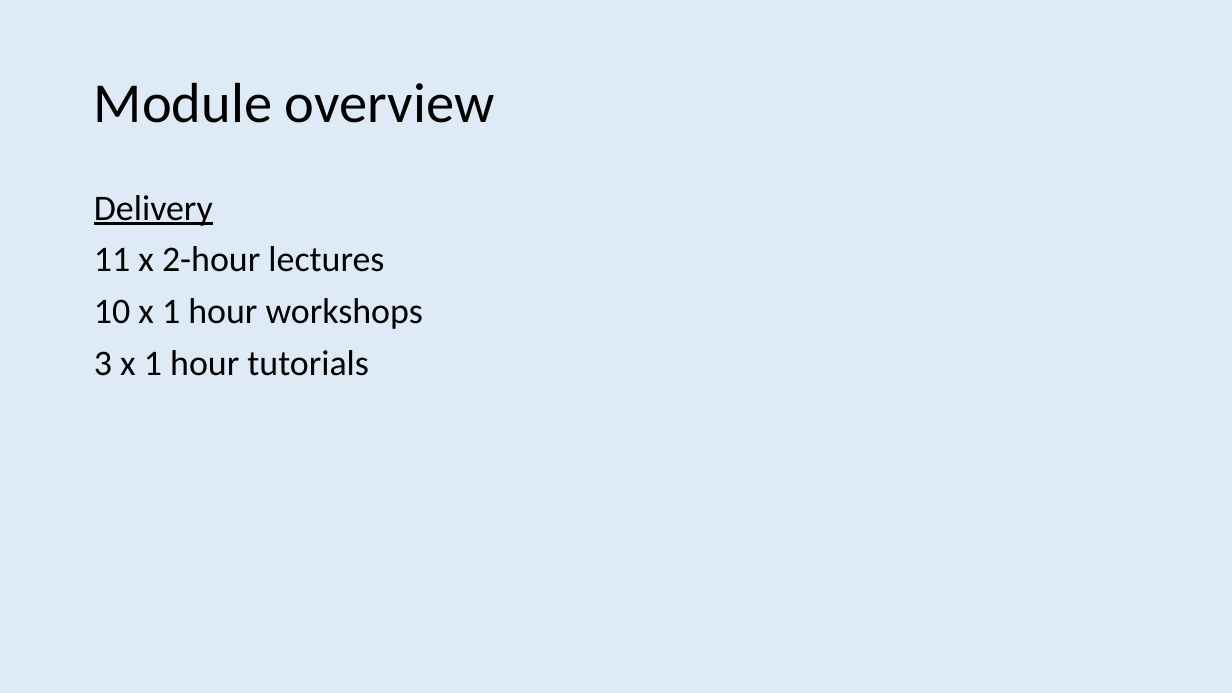
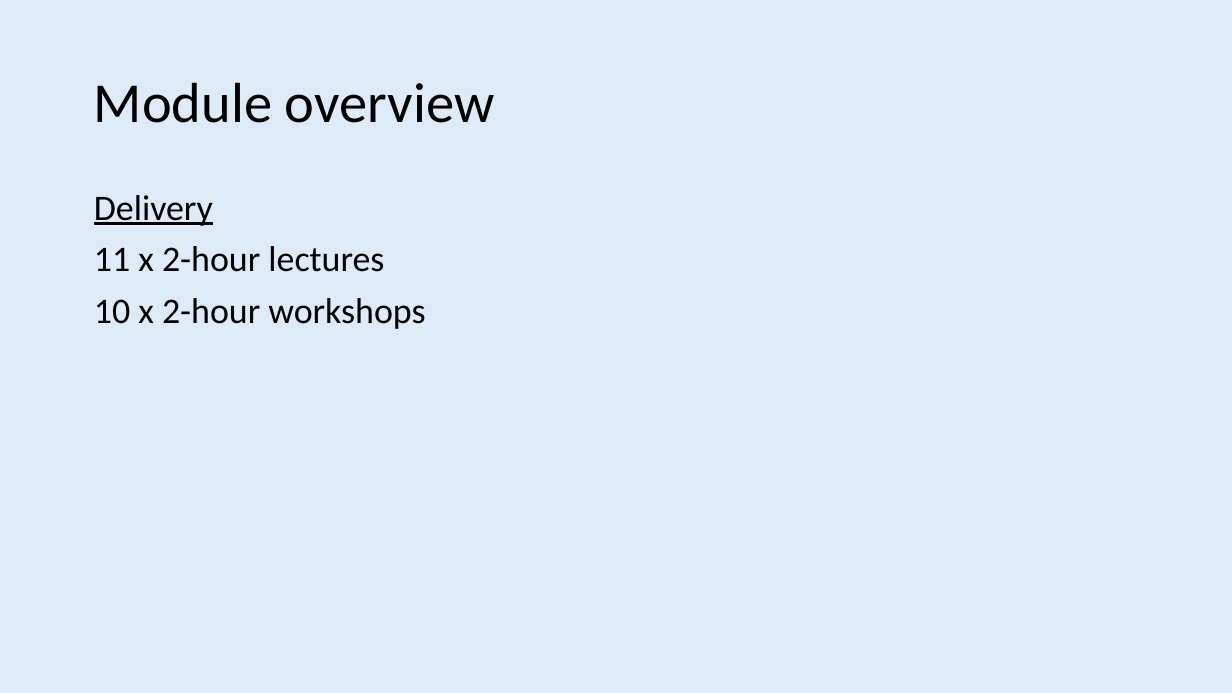
Before and after one commit to ajwills72/rmhealth-found, a slide deck: slide 2 of docs/science_truth.pptx. Drawn at 1232x693 pixels with LibreOffice and Linux fonts; fonts in the diff are those of the drawing. Boxes give left, top, right and bottom in pixels: in the first picture for what was removed or moved away, otherwise in the second. Text is boxed around its words. In the diff, an @@ line names an element or a change of style, - is before the commit and + after.

Commit message:
Update lecture 1 slides

```diff
--- a/docs/science_truth.pptx
+++ b/docs/science_truth.pptx
@@ text at box(94, 298, 425, 329): text changed @@
-10 x 1 hour workshops
-3 x 1 hour tutorials
+10 x 2-hour workshops
```
